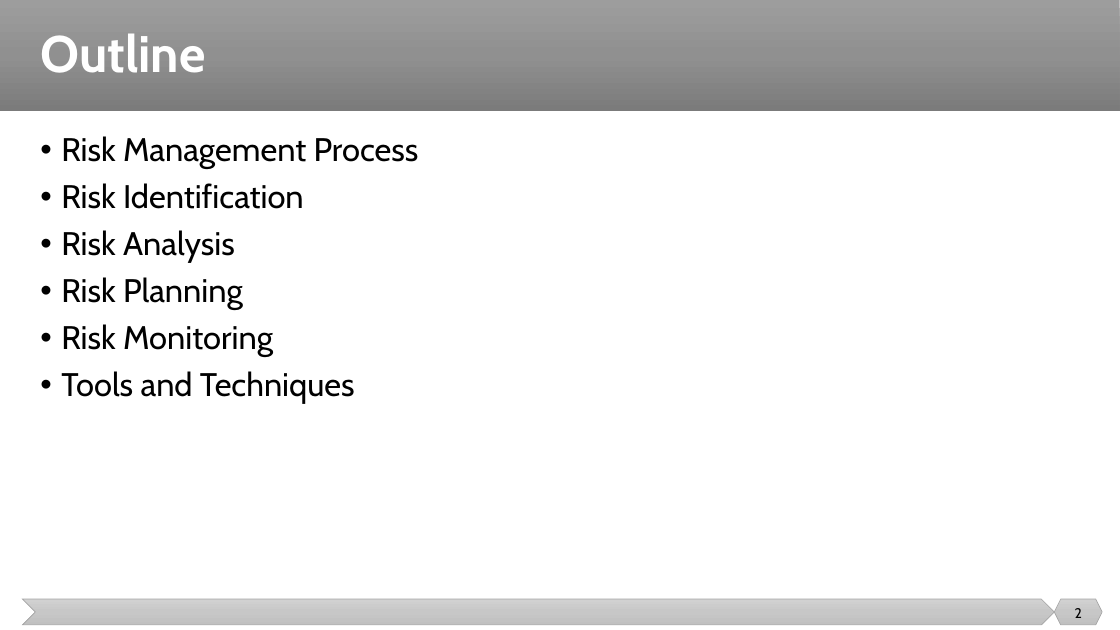
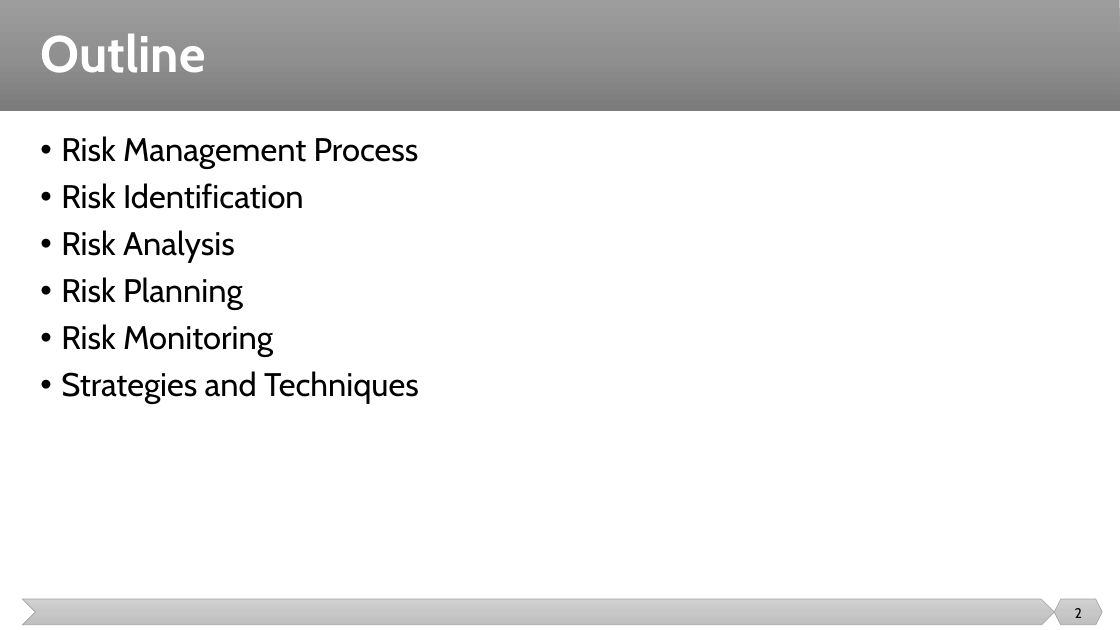
Before and after one commit to malenezi/malenezi, a slide deck: slide 2 of SE423/Lectures/5-Risk Management/Risk Management.pptx. Drawn at 1120x630 pixels with LibreOffice and Linux fonts; fonts in the diff are those of the drawing. Boxes give left, top, right and bottom in pixels: in the first picture for what was removed or moved away, otherwise in the second. Text is boxed around its words. In the diff, an @@ line names an element or a change of style, - is before the commit and + after.

```diff
--- a/SE423/Lectures/5-Risk Management/Risk Management.pptx
+++ b/SE423/Lectures/5-Risk Management/Risk Management.pptx
@@ text at [61, 371, 419, 404]: text changed @@
-• Tools and Techniques
+• Strategies and Techniques
```
Also in this commit, not shown: 12 other slides changed, 1 slide removed, 1 other file.
